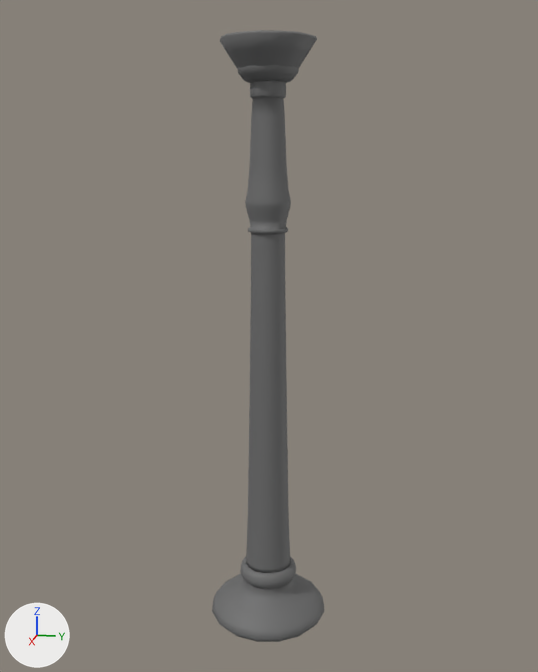
One commit to the FBX model T.I. 5 - RPG/Assets/FBX/SceneObjects/Greek/TochaGrega.fbx: the scene before it, then after it.
The view is the same before and after, from a 50 mm camera at (1.986, 0.4, 1.371) aimed at (-0.011, 0.0, 0.872). Arrows for +X, +Y and +Z are at lower left; the lights stay in place. Where no turn or scale is listed for an object, it has been applied to the vertices.

Objects in the first picture: 'Pilar'.
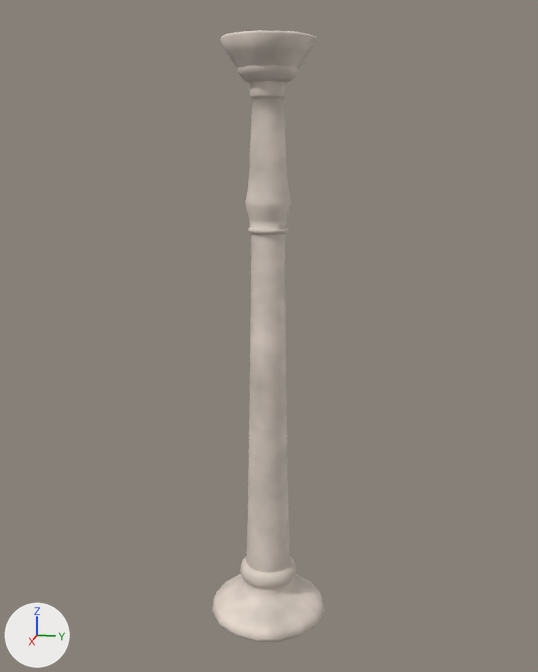
Pixel boxes (x1, y1, x2, y2) of what changed, in the pictures (538 x 672 px; the box of a moved part takes in the faces that stretch with it):
part 1 of me_pilar, moved or reshaped: (241, 558, 296, 589) in both
part 2 of me_pilar, cut back: (246, 79, 290, 85) in both
part 3 of me_pilar, recoloured: (212, 30, 324, 642) in both

The edits, one by one:
Picture 'GreekTourchAlbedo.png' (img_greektourchalbedo_png) is new.
Material 'GreekTourchMat' (mat_greektourchmat) is new.
Its texture is img_greektourchalbedo_png.
Its roughness is 0.618.
me_pilar is used by ob_pilar; location (0.0, 0.0, 0.0).
me_pilar had 1022 vertices, 1004 faces and spanned x -0.17..0.17, y -0.17..0.17, z 0.0..1.66.
me_pilar now has 943 vertices, 908 faces and spans x -0.17..0.17, y -0.17..0.17, z 0.0..1.66.
Part 1, on me_pilar:
48 vertices are removed from x -0.07..0.07, y -0.07..0.07, z 0.13..0.17.
112 faces are deleted.
8 vertices move within x -0.07..0.07, y -0.07..0.07, z 0.13.
16 vertices are added at x -0.07..0.07, y -0.07..0.07, z 0.18.
80 new faces join them.
Part 2, on me_pilar:
47 vertices are removed from x -0.05..0.05, y -0.05..0.05, z 1.55.
104 faces are deleted.
40 new faces join them.
me_pilar part 3: 788 faces spanning x -0.17..0.17, y -0.17..0.17, z 0.0..1.66 switch from mat_pedratemp (dark grey #6d6d6d) to mat_greektourchmat (picture img_greektourchalbedo_png).
